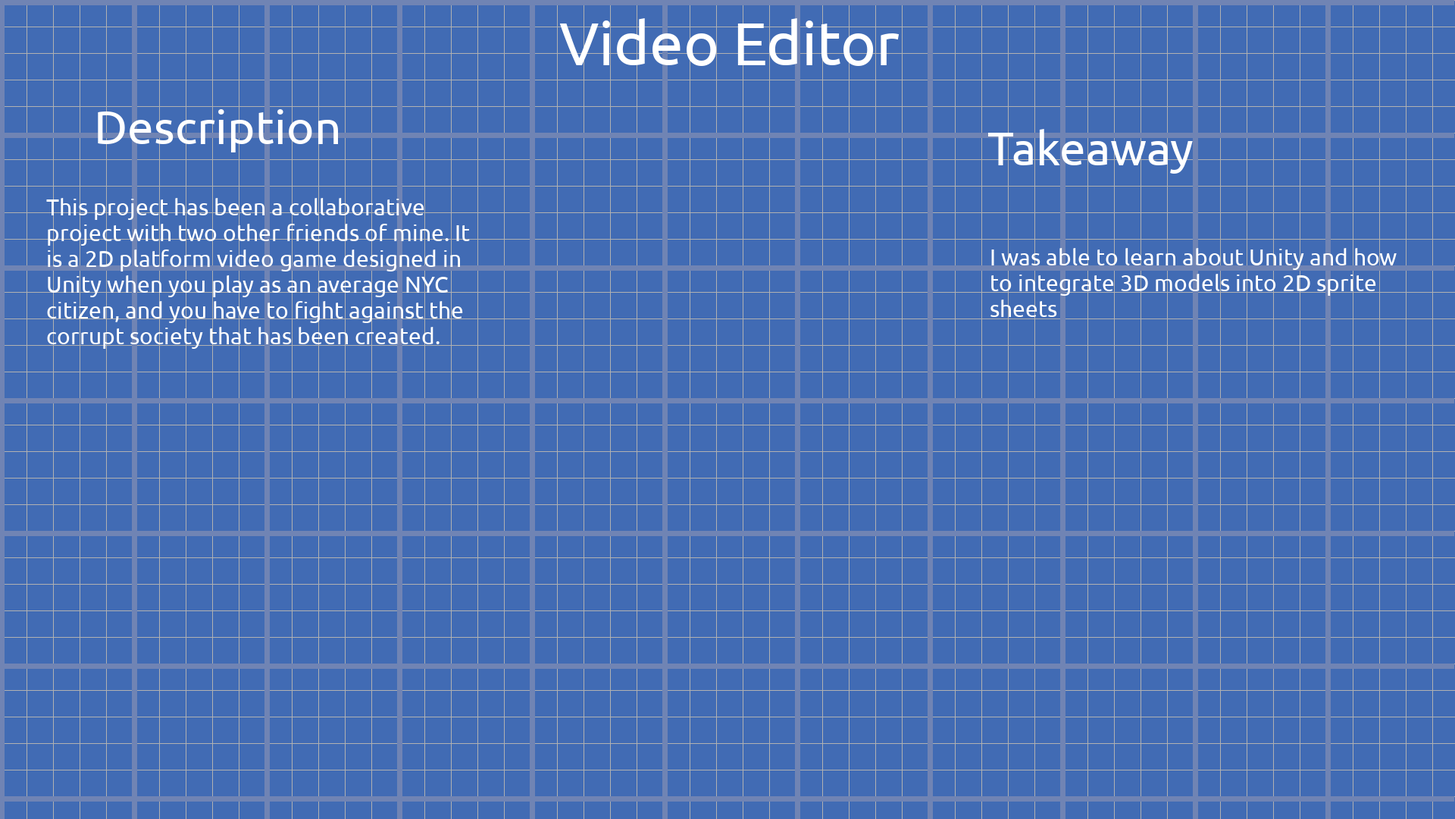
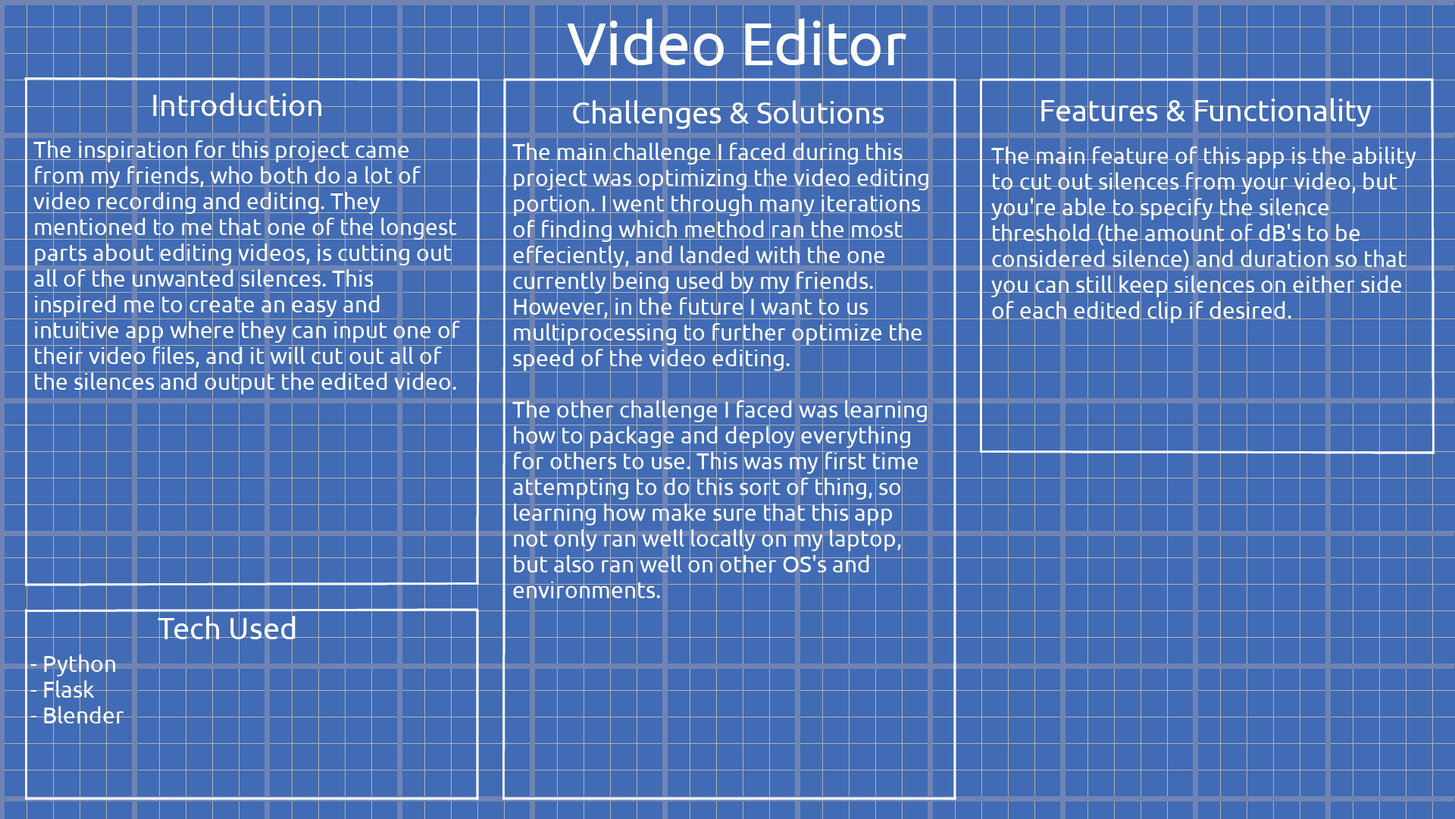
Layers edited between the first and the second 1455×819 image:
added layer "Prompt Boxes #1" above "Projects" over [24, 77, 1435, 800]
renamed "I was able to learn about Unit..." to "The main challenge I faced dur...", painted on it over [512, 142, 1397, 599]
added layer "The main feature of this app i..." above "Features & Functionality" over [991, 146, 1417, 323]
added layer "Features & Functionality" above "Challenges & Solutions" over [1041, 97, 1372, 127]
renamed "Takeaway" to "Challenges & Solutions", painted on it over [573, 100, 1194, 174]
renamed "This project has been a collab..." to "The inspiration for this proje...", painted on it over [33, 140, 470, 395]
added layer "- Python ..." above "Tech Used" over [30, 654, 125, 724]
added layer "Tech Used" above "Introduction" over [157, 615, 296, 639]
renamed "Description" to "Introduction", painted on it over [97, 92, 339, 153]
painted on "Video Editor" over [559, 18, 907, 66]
